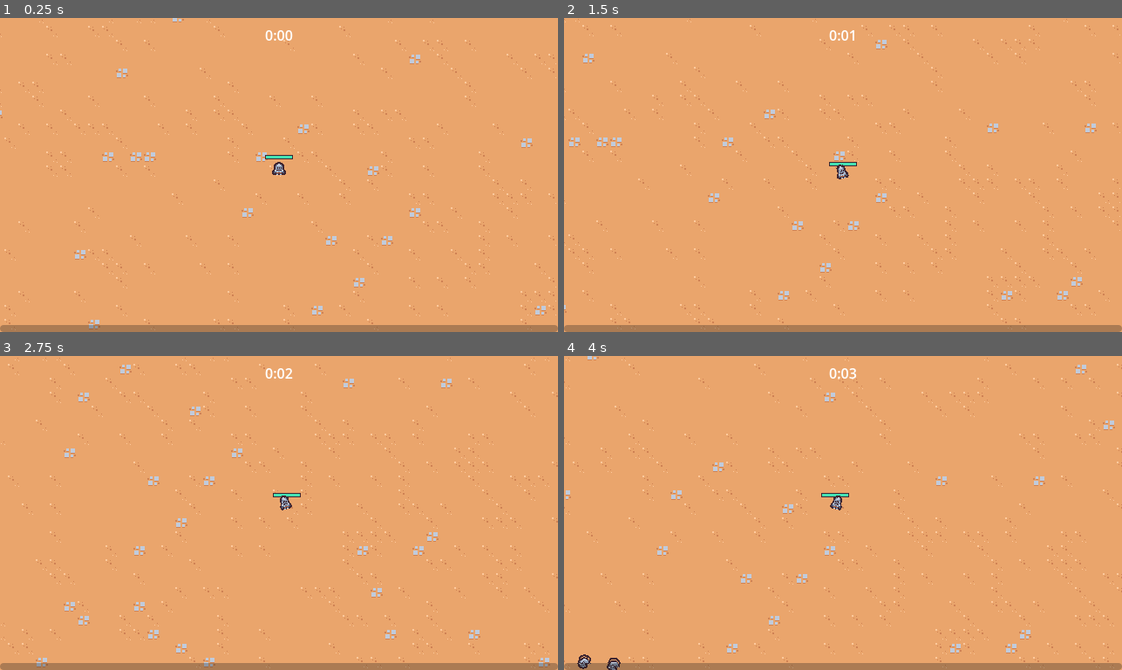
Above: before the commit, frames 1-4 (two rows, left to right).
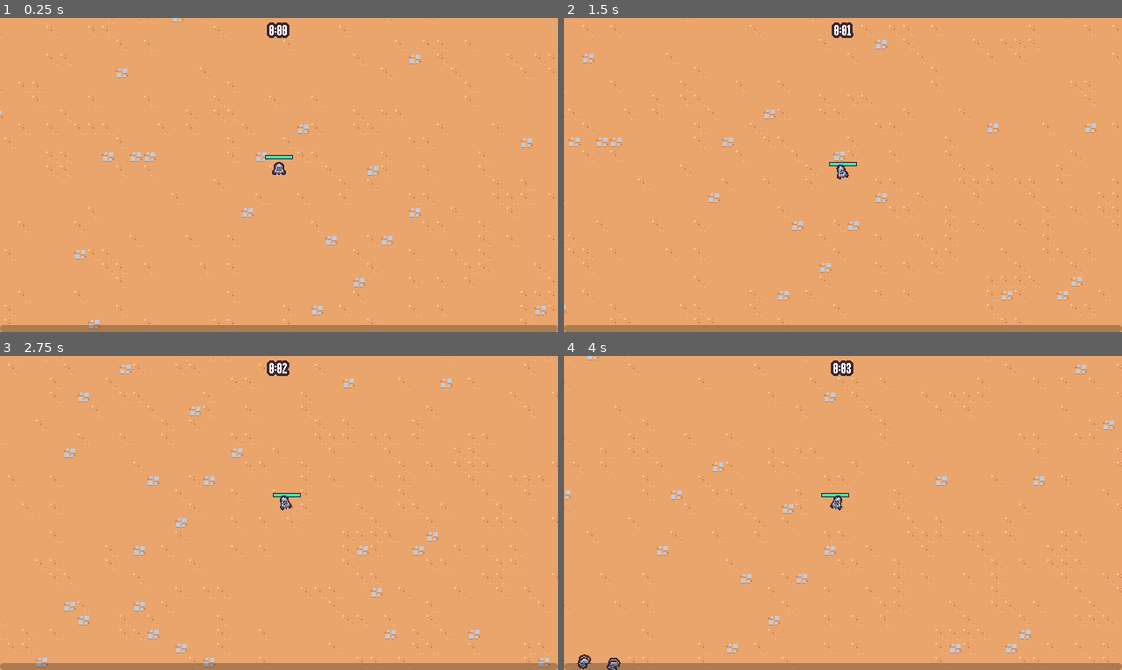
Above: after the commit, the same moments.

Repository: Marllon-Freitas/rogue-like-style-game
Game: Godot game, scene res://scenes/main/main.tscn
Two runs of this game, one before a commit and one after it. Both use one fixed random seed, a clock stepped at 60 frames per second and the inputs below.
Inputs (mouse positions are in pixels of both pictures, inside the frame that each line leads up to):
- Up to frame 1 (0.25 s): no input
- Up to frame 2 (1.5 s): tap Enter at 0.5 s; move the mouse to (965, 159) at 0.52 s; press the mouse at (965, 159) at 0.53 s; hold D (move_right) 0.53-1.28 s; move the mouse to (731, 190) at 1.27 s; release the mouse at (731, 190) at 1.28 s; hold S (move_down) from 1.28 s (still down); click (731, 190) at 1.35 s
- Up to frame 3 (2.75 s): move the mouse to (334, 443) at 2.02 s; release S (move_down) at 2.03 s; press the mouse at (334, 443) at 2.03 s; hold D (move_right) from 2.03 s (still down)
- Up to frame 4 (4 s): move the mouse to (815, 575) at 2.77 s; release D (move_right) at 2.78 s; release the mouse at (815, 575) at 2.78 s; hold W (move_up) 2.78-3.53 s; click (815, 575) at 2.85 s; move the mouse to (1010, 560) at 3.52 s; press the mouse at (1010, 560) at 3.53 s; hold A (move_left) from 3.53 s (still down)

The runs differ from the first frame. In frame 1, 0.2% of the frame differs, in the area x 47-53%, y 1-8%; in frame 2, 0.2%; in frame 3, 0.2%; in frame 4, 0.2%.

Commit message:
feat: adding a custom font

Diff:
--- a/project.godot
+++ b/project.godot
@@ -24,6 +24,10 @@
 window/size/viewport_width=640
 window/size/viewport_height=360
 window/stretch/mode="viewport"
+
+[gui]
+
+theme/custom="res://resources/theme/theme.tres"
 
 [input]
 
--- /dev/null
+++ b/resources/theme/theme.tres
@@ -0,0 +1,7 @@
+[gd_resource type="Theme" load_steps=2 format=3 uid="uid://dx21nvw8lkvlf"]
+
+[ext_resource type="FontFile" uid="uid://b4y0kcc4frcnw" path="res://resources/theme/Rockboxcond12.ttf" id="1_g6mhl"]
+
+[resource]
+default_font = ExtResource("1_g6mhl")
+default_font_size = 16
--- a/scenes/ui/arena_time_ui.tscn
+++ b/scenes/ui/arena_time_ui.tscn
@@ -19,4 +19,6 @@
 layout_mode = 2
 size_flags_horizontal = 4
 size_flags_vertical = 0
+theme_override_colors/font_outline_color = Color(0.247059, 0.14902, 0.192157, 1)
+theme_override_constants/outline_size = 11
 text = "teste"
Binary file added: resources/theme/Rockboxcond12.ttf
Not shown, added: resources/theme/Rockboxcond12.ttf.import
